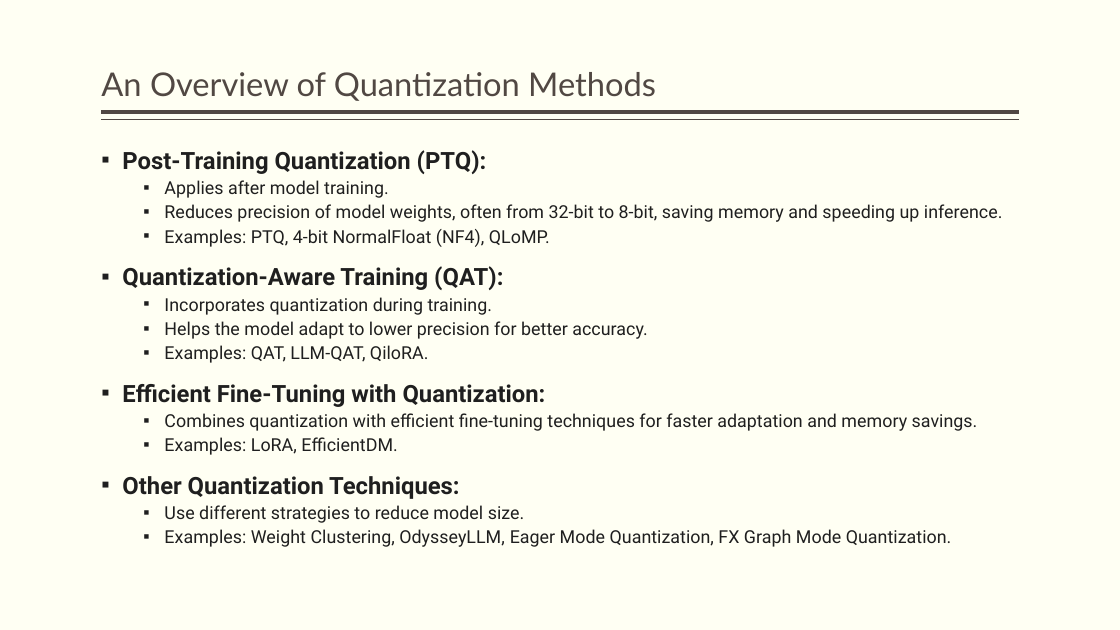
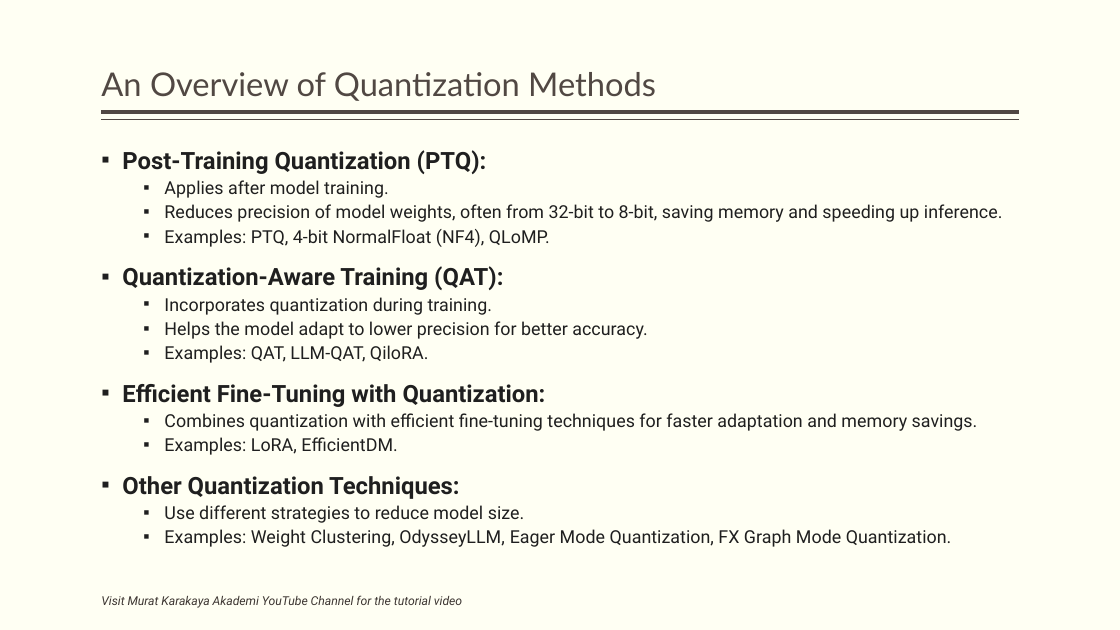
Before and after one commit to kmkarakaya/Deep-Learning-Tutorials, a slide deck: slide 25 of ppt/Quantization and offloading.pptx. Drawn at 1120x630 pixels with LibreOffice and Linux fonts; fonts in the diff are those of the drawing. Boxes give left, top, right and bottom in pixels: in the first picture for what was removed or moved away, otherwise in the second. Text is boxed around its words. In the diff, an @@ line names an element or a change of style, - is before the commit and + after.

Commit message:
2nd version

```diff
--- a/ppt/Quantization and offloading.pptx
+++ b/ppt/Quantization and offloading.pptx
@@ text added at box(101, 595, 462, 608), 10.5 pt, text #3D3632, italic @@
+Visit Murat Karakaya Akademi YouTube Channel for the tutorial video
```
Also in this commit, not shown: 27 other slides changed.
